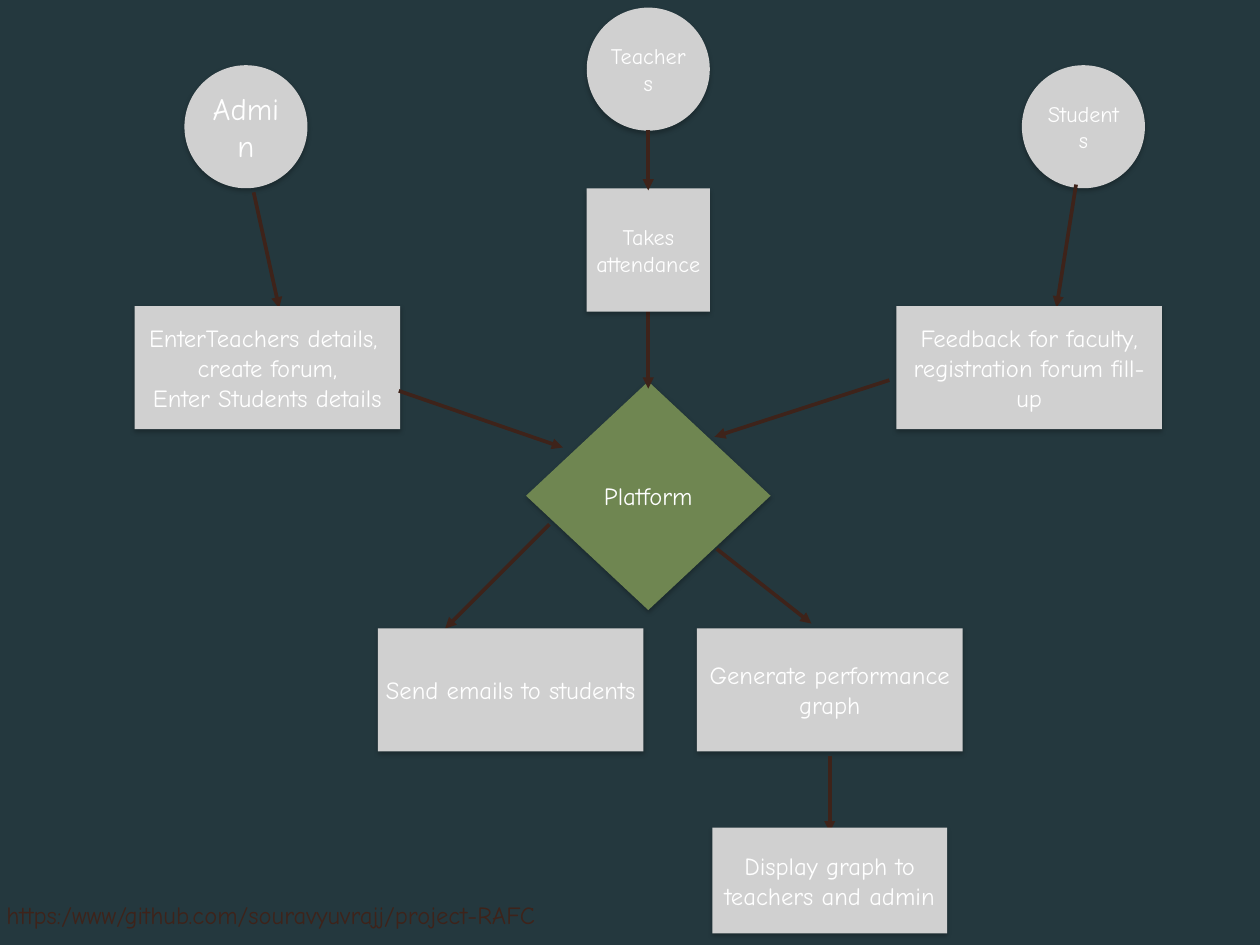
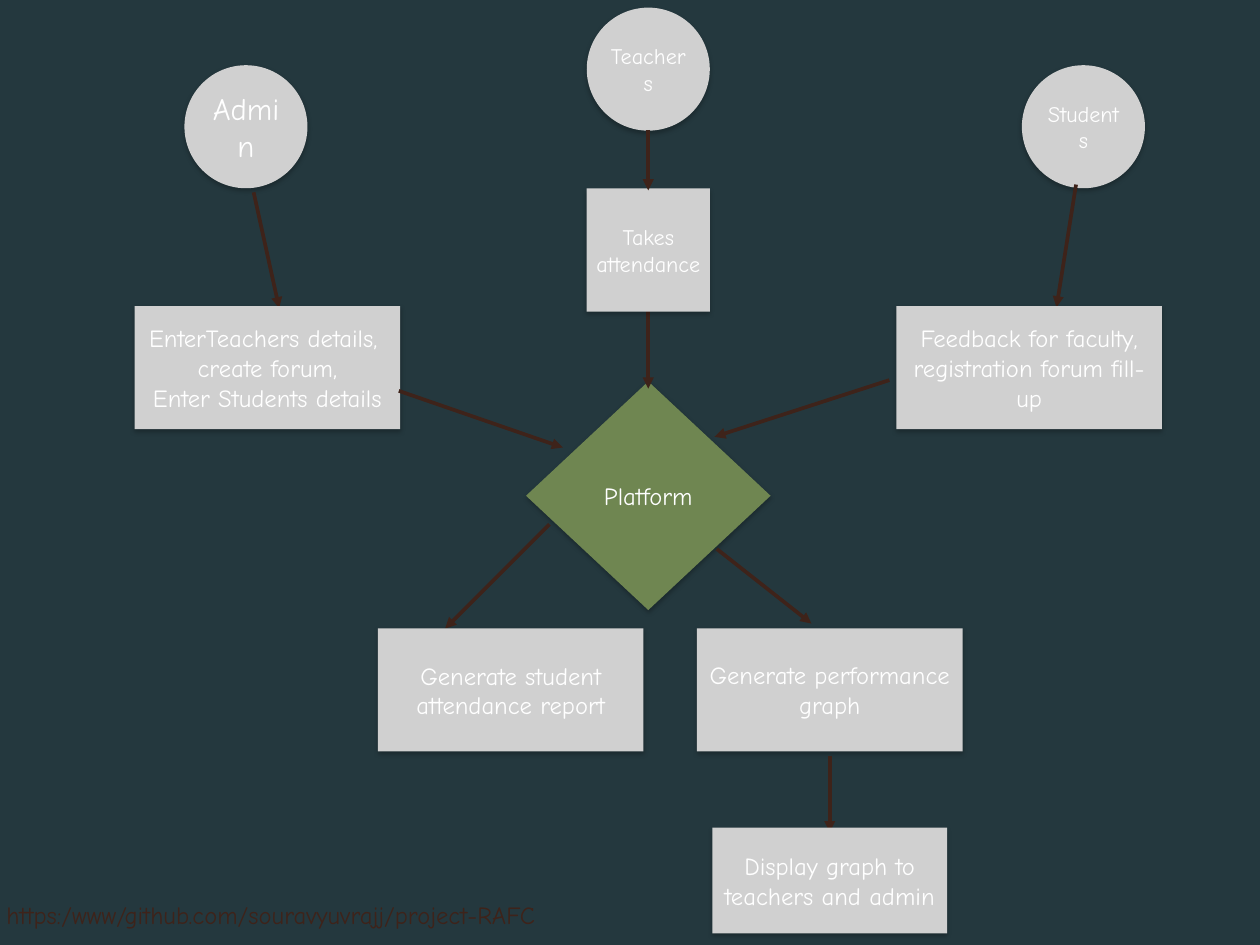
Before and after one commit to souravyuvrajj/project-RAFC, a slide deck: slide 3 of documents/presentations/1st presentation.pptx. Drawn at 1260x945 pixels with LibreOffice and Linux fonts; fonts in the diff are those of the drawing; grey boxes stand for pictures; background and template pictures are left out. Boxes give left, top, right and bottom in pixels: in the first picture for what was removed or moved away, otherwise in the second. Text is boxed around its words. In the diff, an @@ line names an element or a change of style, - is before the commit and + after.

```diff
--- a/documents/presentations/1st presentation.pptx
+++ b/documents/presentations/1st presentation.pptx
@@ text in picture at <box>386,683,635,699</box>: text removed @@
-Send emails to students
@@ text added at <box>416,669,605,718</box>, 20 pt, text #FFFFFF @@
+Generate student attendance report
```
Also in this commit, not shown: 2 other slides changed, 23 other files.
